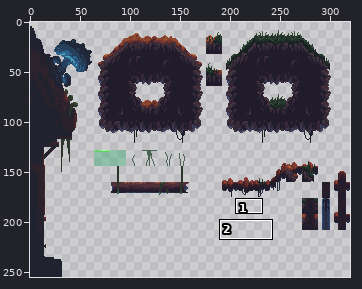
Two versions of one sprite sheet, sprites/Terrain1/layers/d435cce6-cdf3-4ac0-9190-9268cf9850cd/db3919da-a197-44b5-97f9-5cd846a144f5.png. The first picture is a wide view before the edit; the outline marks the close-up.
Close-up. Old version:
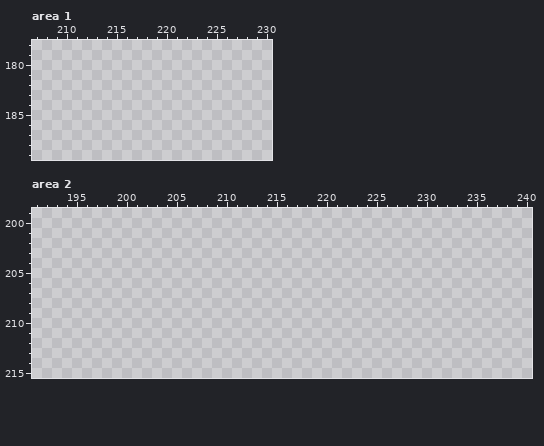
The file is 320x255 pixels. Colours within 5 levels of each other are drawn and written as one. Shown: area 1: x 207..230, y 178..189; area 2: x 191..240, y 199..215. The commit also changed other parts of the picture, which this record leaves out.
And afterwards:
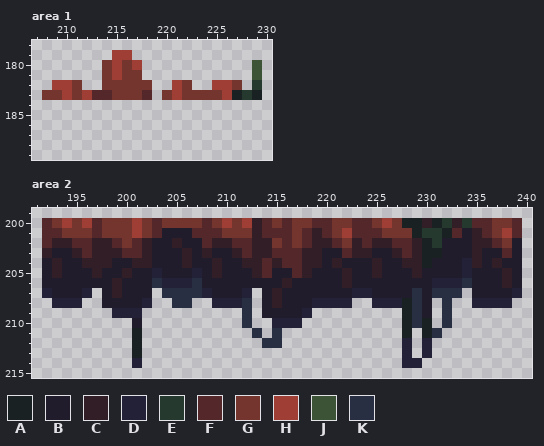
Palette (. is transparent): A #1a2123  B #201c2c  C #311e27  D #222137  E #25392e  F #54282a  G #75352f  H #9f3e34  J #3c5335  K #282f42
Difference:
Changed rows in their new state; - is an unchanged pixel.
Area 1:
first column x 208:
179 -------HH-------------
180 ------GHGH-----------J
181 ------GHGG-----------J
182 -HHG--GGGGG--HG--HHG-E
183 GGHGHFFGGGF-GHGGGGHAEA
Area 2:
first column x 192:
200 FGHGHFGGGHGFGGGGFGHGHCFGFGGFFGGFFGHGAACAECEFFGGF
201 FFGGGFGGGHGFBBBFFFGGGCFFFGFCFGHFFFGGGAEEAFBCFGHF
202 FCCFFCCFGFCBBCBBFCCFFCCGFGFCCFGCFCCFFCAEBBBCCFGB
203 CBBCFCCCFFCBBBCBCBBCFCCFFFCCBBFCCBBCFCAABBBCBBFB
204 BCBBCCCBBCCBBBCBBCBBCCFCFFCCBCBBBCBBCCABBBDCBCBB
205 BCBBBCBBCBBDBBBDBCBBBCFBBFCBBBCBBCBBBCBBBBDBBBCB
206 BBBBBBBCBBBKDDDKBBBBBBBBCBBBBBCBBBBBBBBDDDKBBBCB
207 DBBBD-BCBBB-KKKKDBBBD-BCBBBBBBBDDBBBBKBKKK-BBBBD
208 -DDD--BBBBD--KK--DDDK-BCBBBDDDD--DDDAKB-K--DDDD-
209 -------DDD----------K-BBBBD---------AKB-K-------
210 ---------B----------K--DDD----------AKA-K-------
211 ---------A-----------K-K------------A-AK--------
212 ---------A------------KK------------D-D---------
213 ---------A--------------------------D-D---------
214 ---------D--------------------------DD----------
Changed places in both close-ups, as pixel boxes (x1, y1, x2, y2):
added: (42, 50, 262, 100)
added: (42, 218, 522, 368)
